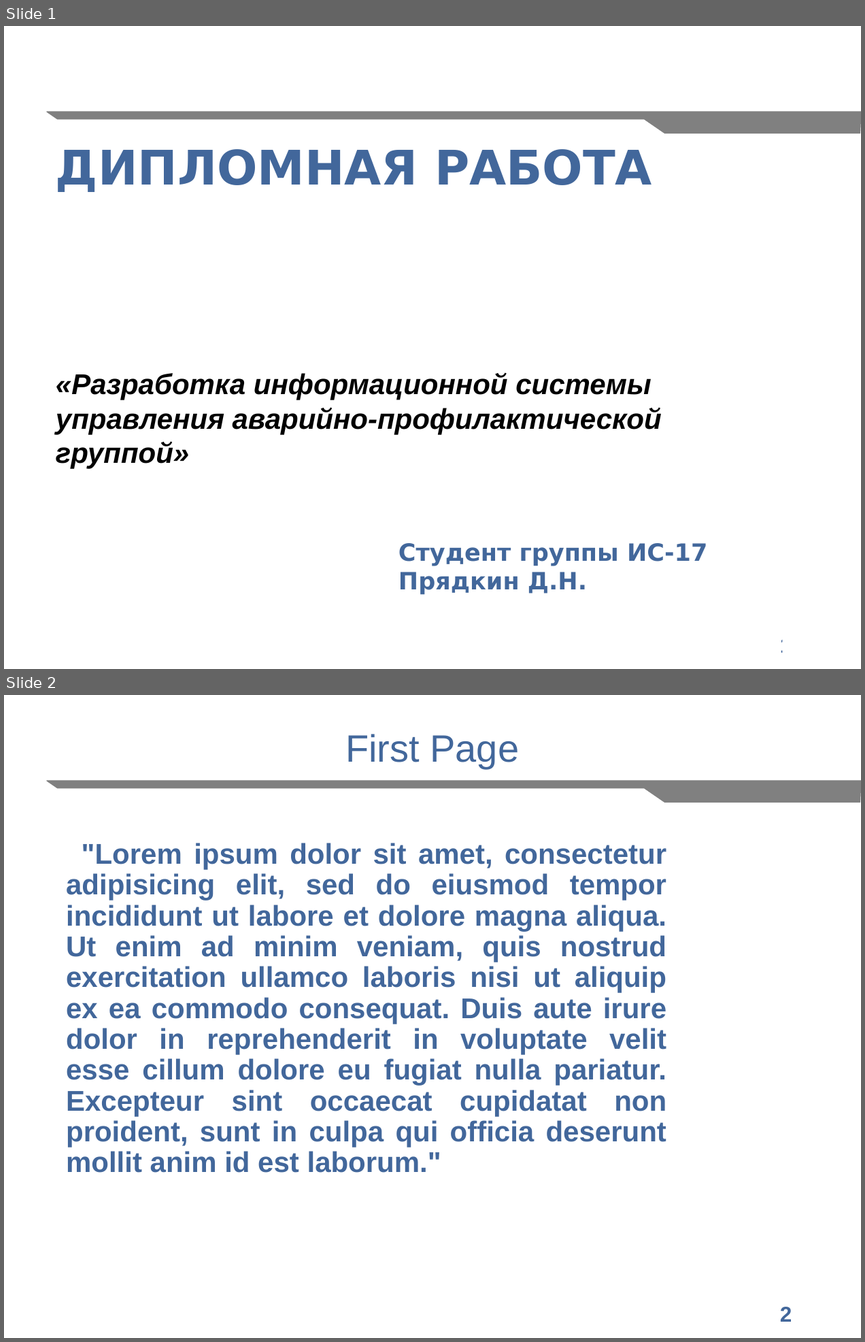
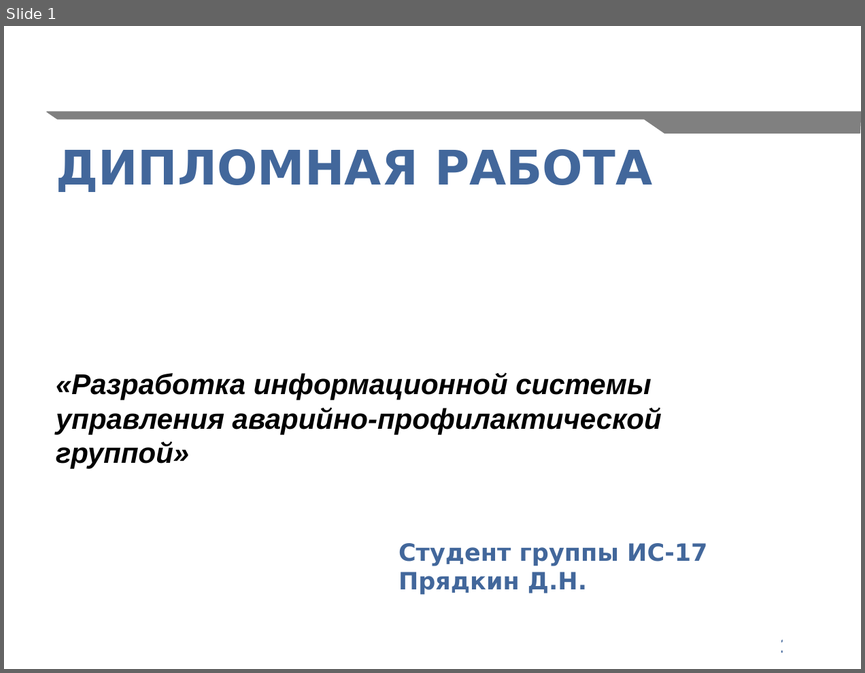
Before and after one commit to Dzmitry2020/workbook, a slide deck: docs/myPresentation.pptx. Shown one above the other, each under a label of ours: slides 1 and 2 before the commit, slide 1 after it. The pictures are 865x1342 and 865x673 pixels, drawn with LibreOffice and Linux fonts; fonts in the diff are those of the drawing; background and template pictures are left out. Boxes give left, top, right and bottom in pixels: in the first picture for what was removed or moved away, otherwise in the second. Text is boxed around its words. In the diff, an @@ line names an element or a change of style, - is before the commit and + after.

```diff
--- a/docs/myPresentation.pptx
+++ b/docs/myPresentation.pptx
@@ slide 2 removed at (4, 695, 861, 1338), background #FFFFFF; not listed: 2 template elements that a slide beside it also shows @@
@@ text removed at (345, 734, 519, 769) @@
-First Page
@@ text removed at (66, 843, 666, 1172) @@
-"Lorem ipsum dolor sit amet, consectetur adipisicing elit, sed do eiusmod tempor incididunt ut labore et dolore magna aliqua. Ut enim ad minim veniam, quis nostrud exercitation ullamco laboris nisi ut aliquip ex ea commodo consequat. Duis aute irure dolor in reprehenderit in voluptate velit esse cillum dolore eu fugiat nulla pariatur. Excepteur sint occaecat cupidatat non proident, sunt in culpa qui officia deserunt mollit anim id est laborum."
```
Also in this commit, not shown: 2 slides added.
